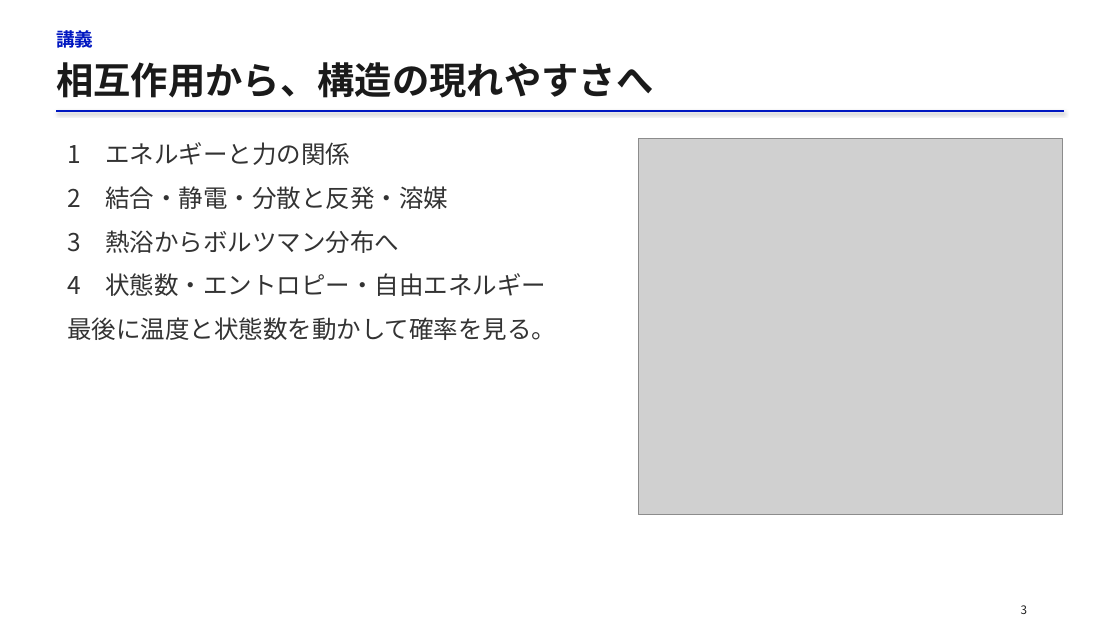
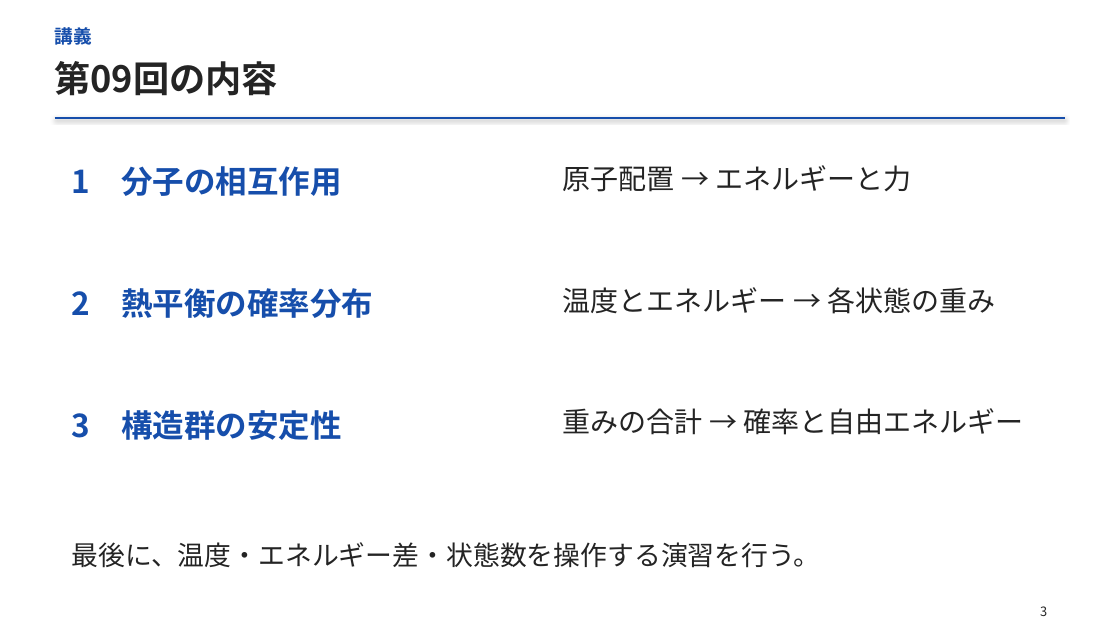
Before and after one commit to matsunagalab/lecture_bioinfo, a slide deck: slide 3 of 09_分子の相互作用と構造の安定性/09_分子の相互作用と構造の安定性.pptx. Drawn at 1120x630 pixels with LibreOffice and Linux fonts; fonts in the diff are those of the drawing; grey boxes stand for pictures. Boxes give left, top, right and bottom in pixels: in the first picture for what was removed or moved away, otherwise in the second. Text is boxed around its words. In the diff, an @@ line names an element or a change of style, - is before the commit and + after.

```diff
--- a/09_分子の相互作用と構造の安定性/09_分子の相互作用と構造の安定性.pptx
+++ b/09_分子の相互作用と構造の安定性/09_分子の相互作用と構造の安定性.pptx
@@ text "講義" at [55, 24, 92, 49]: text colour #0017C1 to #164EAB; line spacing 1.1 to 1.18 @@
@@ text at [55, 61, 278, 96]: text changed; size 32 to 31 pt; text colour #1A1A1A to #242424 @@
-相互作用から、構造の現れやすさへ
+第09回の内容
@@ line moved from (56, 111) - (1065, 111) to (55, 118) - (1065, 118) @@
@@ line (55, 118) - (1065, 118): stroke #0017C1 1.5 pt to #164EAB 1.8 pt @@
@@ picture removed at [639, 139, 1063, 515] @@
@@ text added at [71, 166, 342, 196], 27 pt, text #164EAB, bold @@
+1 分子の相互作用
@@ text added at [563, 165, 911, 192], 24 pt, text #242424 @@
+原子配置 → エネルギーと力
@@ text at [71, 288, 373, 318]: text changed; size 21 to 27 pt; text colour #333333 to #164EAB; bold on @@
-1 エネルギーと力の関係
-2 結合・静電・分散と反発・溶媒
-3 熱浴からボルツマン分布へ
-4 状態数・エントロピー・自由エネルギー
-最後に温度と状態数を動かして確率を見る。
+2 熱平衡の確率分布
@@ text added at [563, 287, 995, 314], 24 pt, text #242424 @@
+温度とエネルギー → 各状態の重み
@@ text added at [71, 410, 342, 440], 27 pt, text #164EAB, bold @@
+3 構造群の安定性
@@ text added at [563, 408, 1023, 435], 24 pt, text #242424 @@
+重みの合計 → 確率と自由エネルギー
@@ text added at [71, 542, 820, 568], 23 pt, text #242424 @@
+最後に、温度・エネルギー差・状態数を操作する演習を行う。
@@ text "3" at [1040, 606, 1047, 616]: size 10 to 11 pt, text colour #202020 to #242424; alignment left to centre; line spacing 14pt to 1.18 @@
```
Also in this commit, not shown: 52 other slides changed, 3 slides added, 1 slide removed, 3 other files.
